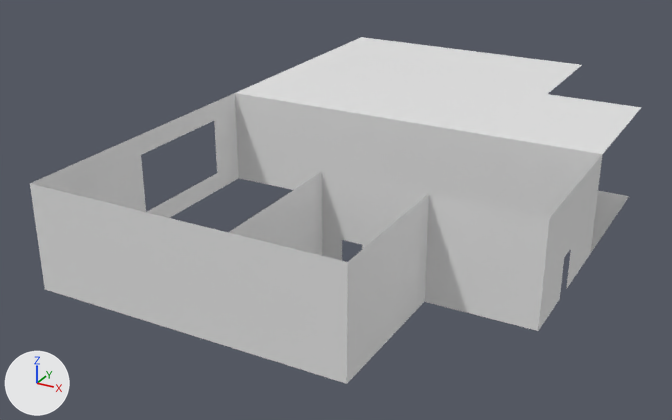
The OBJ model Assets/Modelos3D/Estructura.obj as it was, and as the next commit left it.
Before and after are seen from a 50 mm lens placed at (28.5, -40.4, 19.6), pointed at (7.6, -2.3, 0.5). The axes (+X, +Y, +Z) are drawn at lower left. The lights are the same throughout. Where no turn or scale is listed for an object, it has been applied to the vertices.

The older version as bpy lines, for what is in view:
```python
me_pared_trasera3 = bpy.data.meshes.new('Pared_Trasera3')
me_pared_trasera3.from_pydata([(0.0, -2.0, 0.0), (0.0, -2.0, 1.0), (0.0, -8.0, 0.0), (0.0, -8.0, 1.0)], [], [(0, 1, 2), (1, 3, 2)])
me_piso2 = bpy.data.meshes.new('Piso2')
me_piso2.from_pydata([(15.0, 0.0, 0.0), (15.0, 8.0, 0.0), (20.0, 0.0, 0.0), (20.0, 8.0, 0.0)], [], [(0, 1, 2), (1, 3, 2)])
me_techo1 = bpy.data.meshes.new('Techo1')
me_techo1.from_pydata([(0.0, 0.0, 5.0), (0.0, 15.0, 5.0), (15.0, 0.0, 5.0), (15.0, 15.0, 5.0)], [], [(0, 1, 2), (1, 3, 2)])
me_techo2 = bpy.data.meshes.new('Techo2')
me_techo2.from_pydata([(15.0, 0.0, 5.0), (15.0, 8.0, 5.0), (20.0, 0.0, 5.0), (20.0, 8.0, 5.0)], [], [(0, 1, 2), (1, 3, 2)])
ob_pared_trasera3 = bpy.data.objects.new('Pared_Trasera3', me_pared_trasera3)
ob_pared_trasera3.location = (0.0, 0.0, 0.0)
ob_piso2 = bpy.data.objects.new('Piso2', me_piso2)
ob_piso2.location = (0.0, 0.0, 0.0)
ob_techo1 = bpy.data.objects.new('Techo1', me_techo1)
ob_techo1.location = (0.0, 0.0, 0.0)
ob_techo2 = bpy.data.objects.new('Techo2', me_techo2)
ob_techo2.location = (0.0, 0.0, 0.0)
# also in view: 'Pared_Trasera4' at (0.0, -11.5, 2.5); 'Pared_Trasera2' at (0.0, -4.0, 4.5); 'ParedBaño2' at (15.0, -11.5, 2.5); 'Pared_Frontal3' at (20.0, -6.5, 2.5); 'ParedBañoPuerta3' at (13.5, -8.0, 2.5)
```
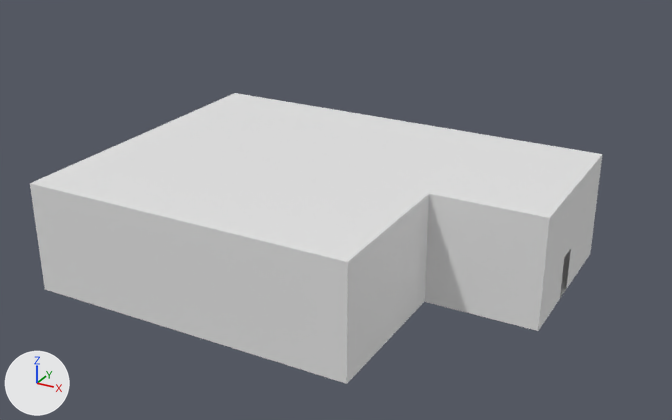
The edits, one by one:
me_piso2 has 4 vertices, 2 faces and spans x 15.0..20.0, y 0.0..8.0, z 0.0.
me_piso2 is used by ob_piso2; location (0.0, 0.0, 0.0).
Part 1, on me_piso2:
Vertex 1 of me_piso2 moves from (15.0, 8.0, 0.0) to (15.0, -8.0, 0.0) at pixel (424, 301).
Vertex 3 of me_piso2 moves from (20.0, 8.0, 0.0) at pixel (629, 196) to (20.0, -8.0, 0.0) at pixel (538, 331).
me_techo1 has 4 vertices, 2 faces and spans x 0.0..15.0, y 0.0..15.0, z 5.0.
me_techo1 is used by ob_techo1; location (0.0, 0.0, 0.0).
Part 2, on me_techo1:
Vertex 1 of me_techo1 moves from (0.0, 15.0, 5.0) at pixel (361, 37) to (0.0, -15.0, 5.0) at pixel (29, 183).
Vertex 3 of me_techo1 moves from (15.0, 15.0, 5.0) at pixel (582, 64) to (15.0, -15.0, 5.0) at pixel (347, 262).
me_techo2 has 4 vertices, 2 faces and spans x 15.0..20.0, y 0.0..8.0, z 5.0.
me_techo2 is used by ob_techo2; location (0.0, 0.0, 0.0).
Part 3, on me_techo2:
Vertex 1 of me_techo2 moves from (15.0, 8.0, 5.0) at pixel (547, 94) to (15.0, -8.0, 5.0) at pixel (429, 193).
Vertex 3 of me_techo2 moves from (20.0, 8.0, 5.0) at pixel (641, 107) to (20.0, -8.0, 5.0) at pixel (549, 217).

Boxes [x1, y1, x2, y2] around the edits, measured in the pictures (672 x 420 px):
'Techo1', reshaped (35% wider, 68% taller)
    before: [236, 37, 582, 137]
    after: [30, 93, 496, 262]
'Techo2', reshaped (20% wider, 34% taller)
    before: [497, 94, 641, 154]
    after: [429, 137, 602, 218]
'Piso2', reshaped
    before: [590, 191, 629, 254]
    after: [560, 250, 571, 298]
'Pared_Derecha', unchanged, covered by the edit
    before: [235, 93, 602, 250]
'Pared_Trasera4', unchanged, covered by the edit
    before: [30, 135, 146, 212]
'ParedBaño1', unchanged, covered by the edit
    before: [228, 172, 322, 256]
'ParedBañoPuerta3', unchanged, covered by the edit
    before: [362, 180, 429, 249]
